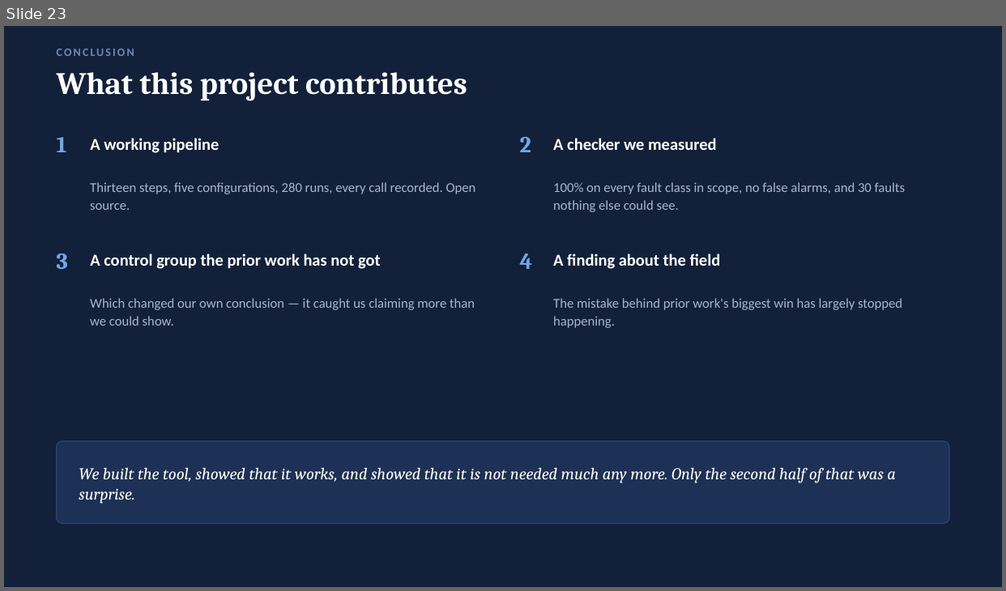
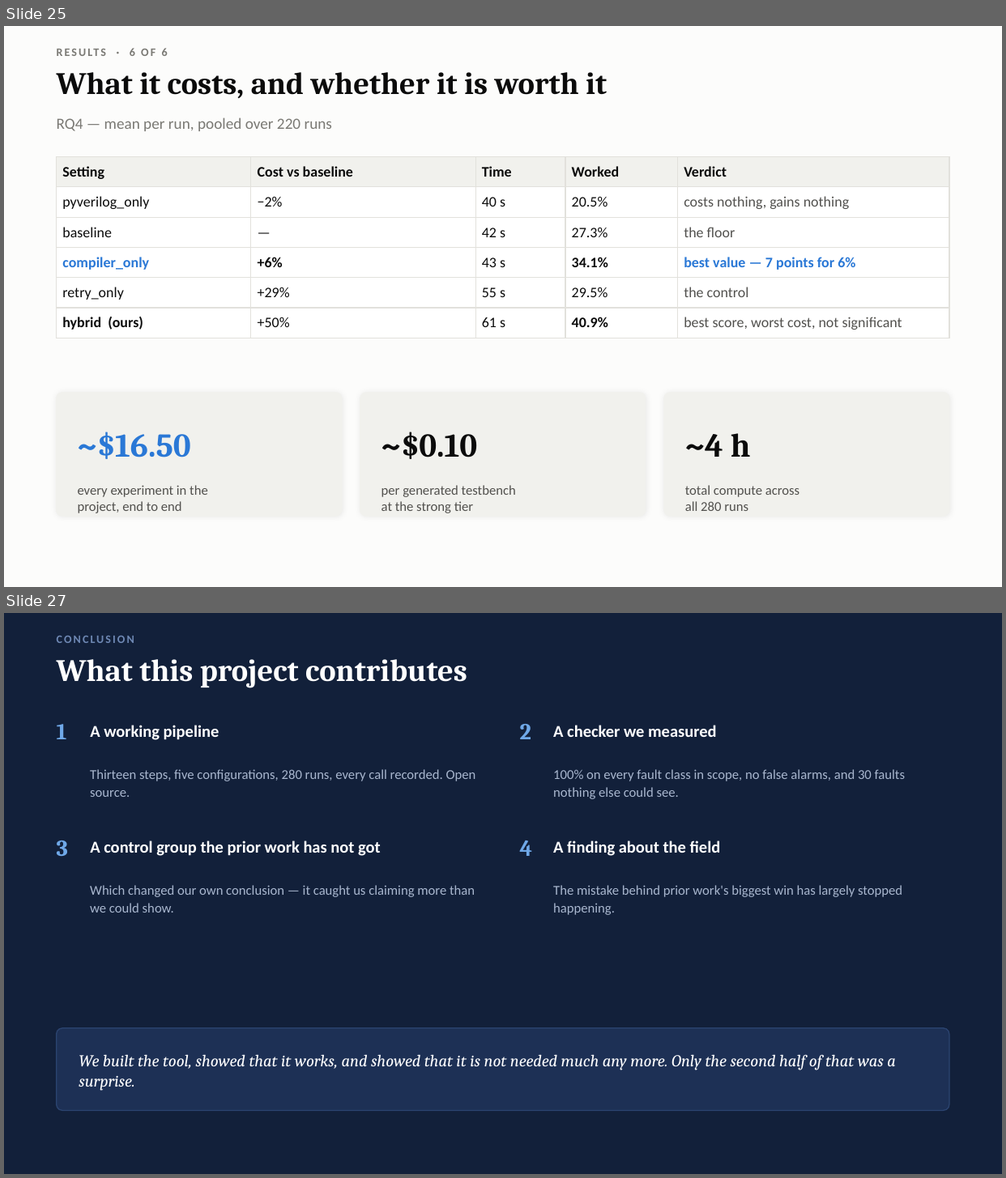
Before and after one commit to Sawaiz-zip/agentic-verilog-testbench, a slide deck: docs/presentation.pptx. Shown one above the other, each under a label of ours: slide 23 before the commit, slides 25 and 27 after it; the slides between them are not shown. The pictures are 1006x591 and 1006x1178 pixels, drawn with LibreOffice and Linux fonts; fonts in the diff are those of the drawing. Boxes give left, top, right and bottom in pixels: in the first picture for what was removed or moved away, otherwise in the second. Text is boxed around its words. In the diff, an @@ line names an element or a change of style, - is before the commit and + after.

```diff
--- a/docs/presentation.pptx
+++ b/docs/presentation.pptx
@@ slide 25 added at (x1=4, y1=26, x2=1002, y2=587), background #FCFCFB @@
@@ text added at (x1=130, y1=48, x2=168, y2=56), 11 pt, text #7A7974, bold @@
+RESULTS · 6 OF 6
@@ text added at (x1=57, y1=72, x2=607, y2=98), 30 pt, text #0B0B0B, bold @@
+What it costs, and whether it is worth it
@@ text added at (x1=57, y1=118, x2=332, y2=131), 15 pt, text #7A7974 @@
+RQ4 — mean per run, pooled over 220 runs
@@ table added at (x1=57, y1=157, x2=949, y2=333), 6 rows, 5 columns @@
+Setting | Cost vs baseline | Time | Worked | Verdict
+pyverilog_only | −2% | 40 s | 20.5% | costs nothing, gains nothing
+baseline | — | 42 s | 27.3% | the floor
+compiler_only | +6% | 43 s | 34.1% | best value — 7 points for 6%
+retry_only | +29% | 55 s | 29.5% | the control
+hybrid (ours) | +50% | 61 s | 40.9% | best score, worst cost, not significant
@@ rounded rectangle added at (x1=57, y1=393, x2=342, y2=516), fill #F1F1ED, outline #F1F1ED 1 pt @@
@@ rounded rectangle added at (x1=360, y1=393, x2=646, y2=516), fill #F1F1ED, outline #F1F1ED 1 pt @@
@@ rounded rectangle added at (x1=664, y1=393, x2=949, y2=516), fill #F1F1ED, outline #F1F1ED 1 pt @@
@@ text added at (x1=78, y1=432, x2=191, y2=459), 32 pt, text #2A78D6, bold @@
+~$16.50
@@ text added at (x1=381, y1=432, x2=478, y2=459), 32 pt, text #0B0B0B, bold @@
+~$0.10
@@ text added at (x1=685, y1=433, x2=751, y2=457), 32 pt, text #0B0B0B, bold @@
+~4 h
@@ text added at (x1=78, y1=485, x2=208, y2=514), 13 pt, text #52514E @@
+every experiment in the
+project, end to end
@@ text added at (x1=381, y1=485, x2=516, y2=514), 13 pt, text #52514E @@
+per generated testbench
+at the strong tier
@@ text added at (x1=685, y1=485, x2=799, y2=511), 13 pt, text #52514E @@
+total compute across
+all 280 runs
@@ what was slide 23 is now slide 27 @@
```
Also in this commit, not shown: 1 slide changed, 7 other slides added, 4 slides removed, 1 other file.
